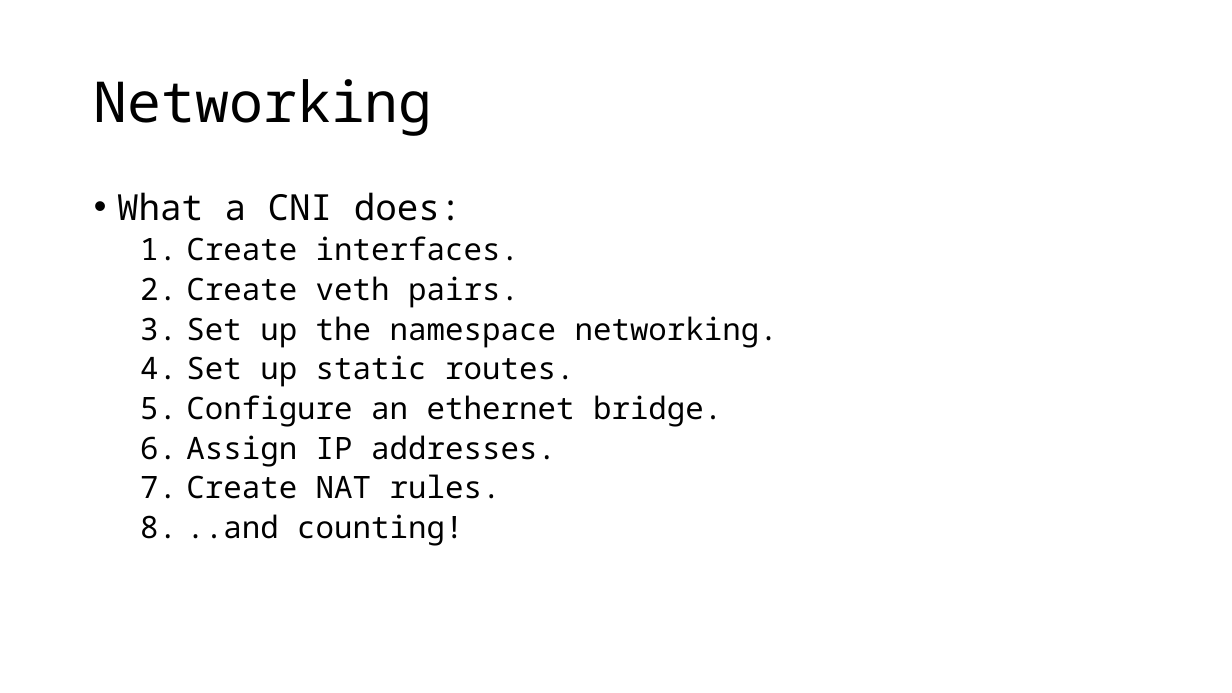
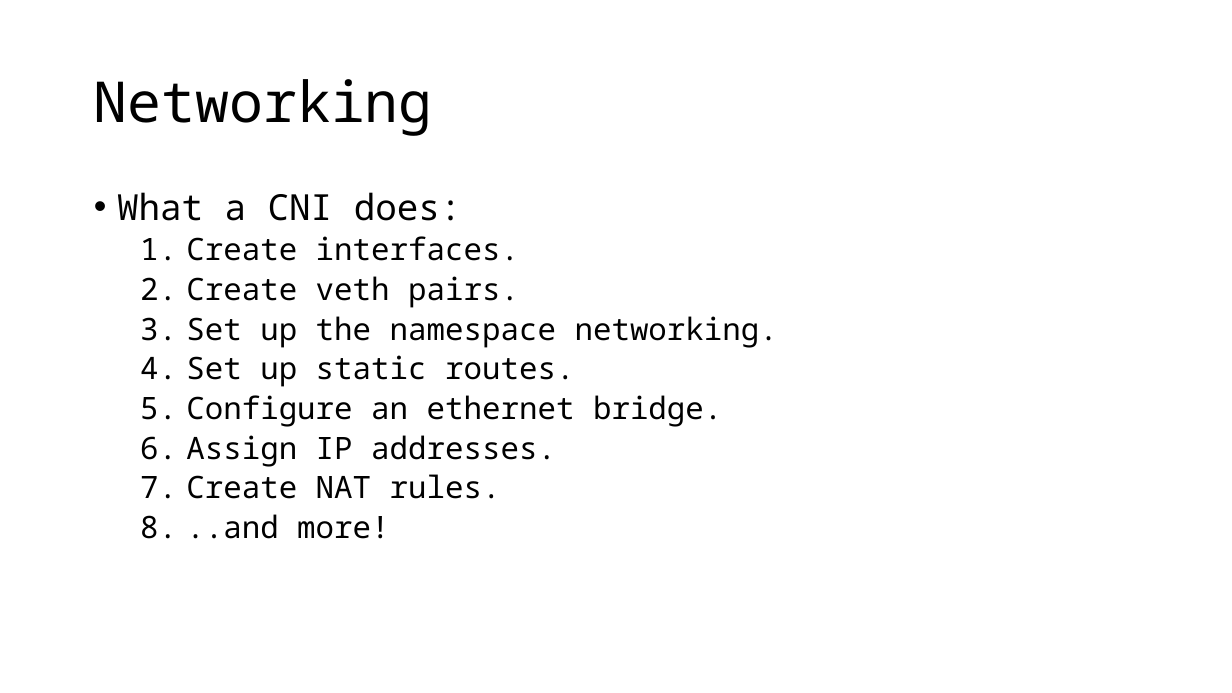
Before and after one commit to leonardopoggiani/Live-migration-Kubernetes-pods, a slide deck: slide 38 of presentazione_tesi.pptx (slide 36 before the commit). Drawn at 1232x693 pixels with LibreOffice and Linux fonts; fonts in the diff are those of the drawing. Boxes give left, top, right and bottom in pixels: in the first picture for what was removed or moved away, otherwise in the second. Text is boxed around its words. In the diff, an @@ line names an element or a change of style, - is before the commit and + after.

```diff
--- a/presentazione_tesi.pptx
+++ b/presentazione_tesi.pptx
@@ text at box(186, 514, 389, 539): text changed @@
-  8. ..and counting!
+  8. ..and more!
```
Also in this commit, not shown: 11 other slides changed, 37 slides added, 3 slides removed, 1 other file.
